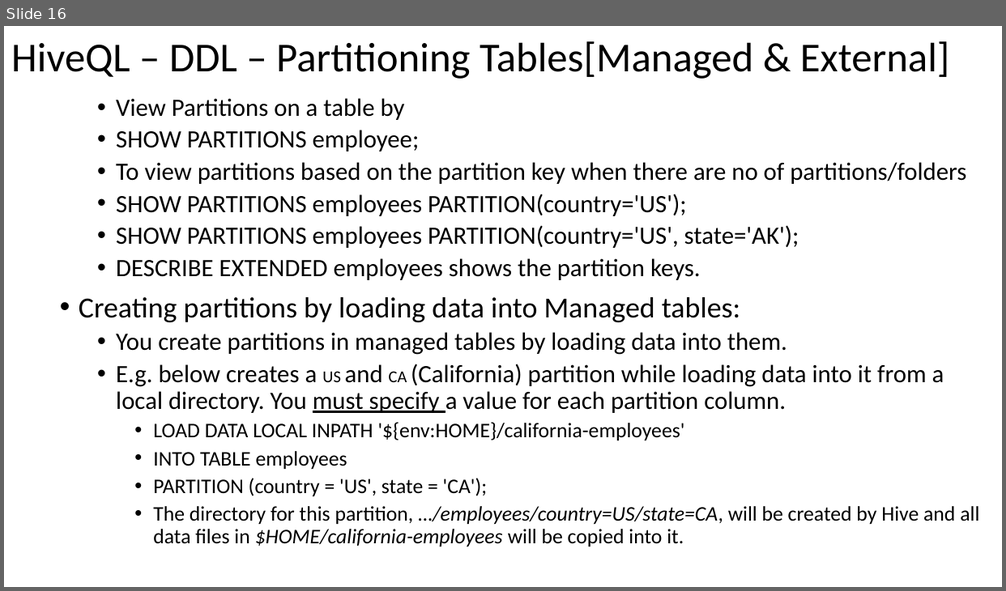
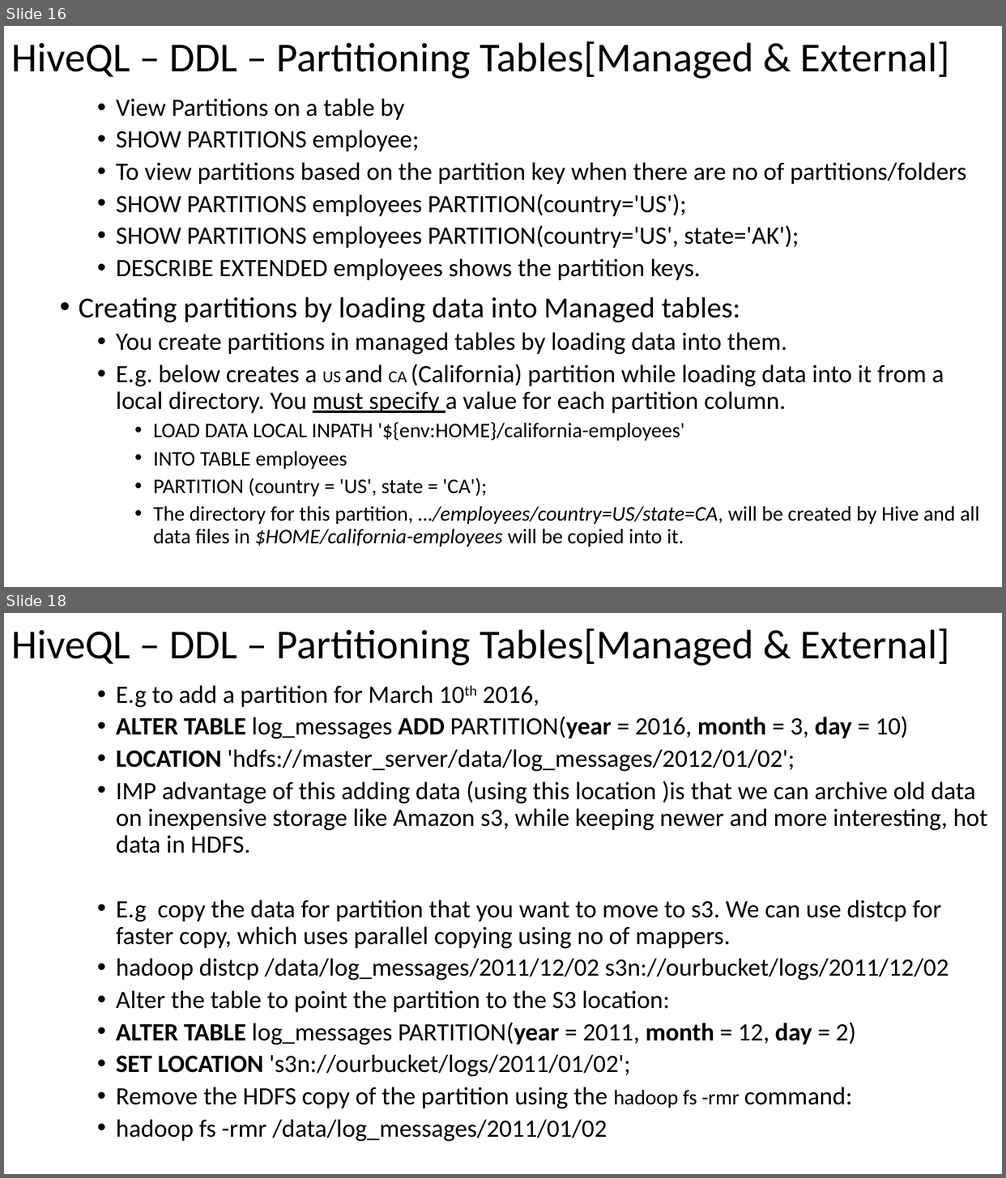
Before and after one commit to email2dorababu/SCALA_Reading, a slide deck: Hive_Def_Guide_mar_2016/Hive_programming_Hive_part3.pptx. Shown one above the other, each under a label of ours: slide 16 before the commit, slides 16 and 18 after it; the slides between them are not shown. The pictures are 1006x591 and 1006x1178 pixels, drawn with LibreOffice and Linux fonts; fonts in the diff are those of the drawing. Boxes give left, top, right and bottom in pixels: in the first picture for what was removed or moved away, otherwise in the second. Text is boxed around its words. In the diff, an @@ line names an element or a change of style, - is before the commit and + after.

```diff
--- a/Hive_Def_Guide_mar_2016/Hive_programming_Hive_part3.pptx
+++ b/Hive_Def_Guide_mar_2016/Hive_programming_Hive_part3.pptx
@@ slide 18 added at bbox=[4, 613, 1002, 1174], background #FFFFFF @@
@@ title added at bbox=[11, 628, 950, 666], 39.6 pt, text #000000 @@
+HiveQL – DDL – Partitioning Tables[Managed & External]
@@ text added at bbox=[116, 685, 988, 1142], 24 pt, text #000000 @@
+  • E.g to add a partition for March 10th 2016,
+  • ALTER TABLE log_messages ADD PARTITION(year = 2016, month = 3, day = 10)
+  • LOCATION 'hdfs://master_server/data/log_messages/2012/01/02';
+  • IMP advantage of this adding data (using this location )is that we can archive old data on inexpensive storage like Amazon s3, while keeping newer and more interesting, hot data in HDFS.
+  • E.g copy the data for partition that you want to move to s3. We can use distcp for faster copy, which uses parallel copying using no of mappers.
+  • hadoop distcp /data/log_messages/2011/12/02 s3n://ourbucket/logs/2011/12/02
+  • Alter the table to point the partition to the S3 location:
+  • ALTER TABLE log_messages PARTITION(year = 2011, month = 12, day = 2)
+  • SET LOCATION 's3n://ourbucket/logs/2011/01/02';
+  • Remove the HDFS copy of the partition using the hadoop fs -rmr command:
+  • hadoop fs -rmr /data/log_messages/2011/01/02
```
Also in this commit, not shown: 1 slide changed, 11 other slides added, 1 other file.
